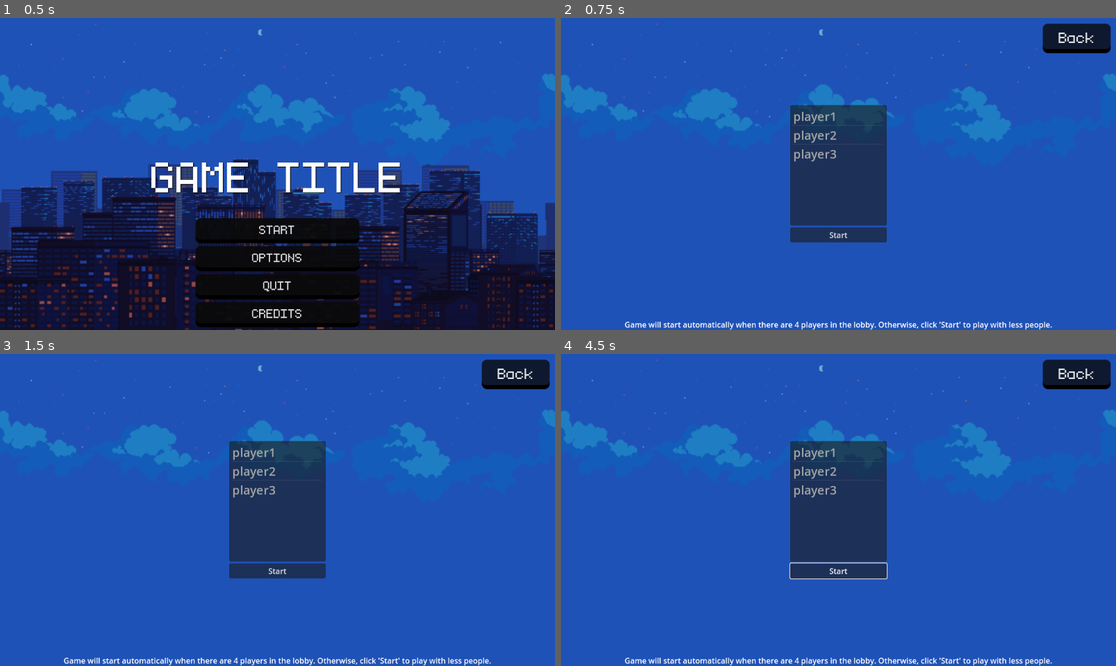
Above: before the commit, frames 1-4 (two rows, left to right).
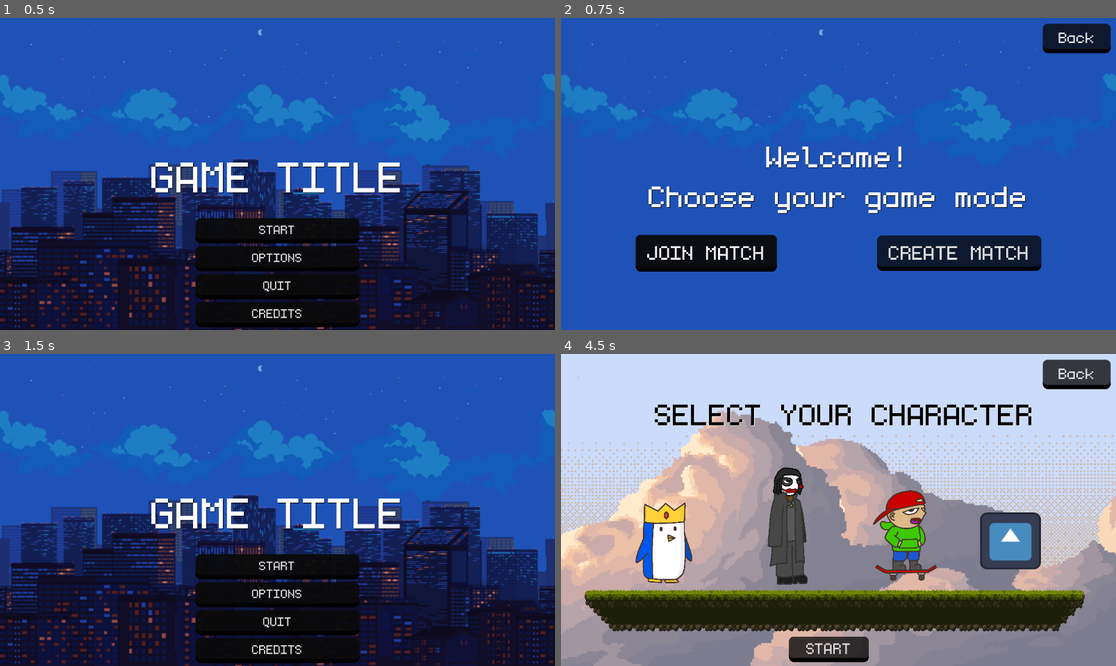
Above: after the commit, the same moments.

Repository: ChrisJacobs2/490-Senior-Capstone
Game: Godot game, scene res://start_menu.tscn
Two runs of this game, one before a commit and one after it. Both use one fixed random seed, a clock stepped at 60 frames per second and the inputs below. The engine's default icon, where the game draws it, is replaced by a stand-in: a white triangle on a blue panel in a dark square.
Inputs (mouse positions are in pixels of both pictures, inside the frame that each line leads up to):
- Up to frame 1 (0.5 s): no input
- Up to frame 2 (0.75 s): click "START" at 0.5 s
- Up to frame 3 (1.5 s): click "Back" at 1.25 s
- Up to frame 4 (4.5 s): click (838, 566) at 2 s, where only the run after the commit has a clickable "START"; click (838, 572) at 2.75 s, where only the run before the commit has a clickable "Start"; click (838, 572) at 3.5 s, where only the run before the commit has a clickable "Start"; click (960, 588) at 4.25 s, where only the run after the commit has a clickable "CREATE MATCH"

Frame 1 is identical in both runs. In frame 2, 16% of the frame differs, in the area x 11-89%, y 27-100%; in frame 3, 52%; in frame 4, 100%, in the area x 0-100%, y 0-100%.

Commit message:
added fields for nickname, ip address

Diff:
--- a/Godot_Project/lobby_menu.gd
+++ b/Godot_Project/lobby_menu.gd
@@ -1,12 +1,9 @@
 extends Control
-
+# Implemented by Cynthia Espinoza
 
 # Called when the node enters the scene tree for the first time.
 func _ready():
 	$HBoxContainer/PublicButton.grab_focus()
-
-
-
 
 func _on_back_button_pressed():
 	get_tree().change_scene_to_file("res://start_menu.tscn")
@@ -19,3 +16,13 @@
 
 func _on_create_button_pressed():
 	get_tree().change_scene_to_file("res://character_selection.tscn")
+
+
+# Networking code beyond this point
+# Implemented by Christopher Jacobs
+
+var port = 4000
+var maxplayers = 4
+
+var nickname = ""
+var player_list = {}
--- a/Godot_Project/lobby_menu.tscn
+++ b/Godot_Project/lobby_menu.tscn
@@ -168,7 +168,6 @@
 text = " Back "
 
 [node name="Label" type="Label" parent="."]
-visible = false
 layout_mode = 1
 anchors_preset = 8
 anchor_left = 0.5
@@ -189,7 +188,6 @@
 horizontal_alignment = 1
 
 [node name="HBoxContainer" type="HBoxContainer" parent="."]
-visible = false
 layout_mode = 1
 anchors_preset = 8
 anchor_left = 0.5
@@ -231,10 +229,12 @@
 bus = &"Music"
 
 [node name="lobby" type="MarginContainer" parent="."]
-layout_mode = 1
-anchors_preset = 15
-anchor_right = 1.0
-anchor_bottom = 1.0
+visible = false
+layout_mode = 1
+anchors_preset = 15
+anchor_right = 1.0
+anchor_bottom = 1.0
+offset_top = 81.0
 grow_horizontal = 2
 grow_vertical = 2
 
@@ -265,6 +265,76 @@
 size_flags_vertical = 8
 text = "Game will start automatically when there are 4 players in the lobby. Otherwise, click 'Start' to play with less people."
 
+[node name="Enter name" type="MarginContainer" parent="."]
+visible = false
+layout_mode = 1
+anchors_preset = 15
+anchor_right = 1.0
+anchor_bottom = 1.0
+offset_top = 81.0
+grow_horizontal = 2
+grow_vertical = 2
+
+[node name="VBoxContainer" type="VBoxContainer" parent="Enter name"]
+layout_mode = 2
+size_flags_horizontal = 4
+size_flags_vertical = 4
+
+[node name="Label" type="Label" parent="Enter name/VBoxContainer"]
+layout_mode = 2
+size_flags_horizontal = 4
+size_flags_vertical = 8
+text = "Enter a nickname"
+
+[node name="LineEdit" type="LineEdit" parent="Enter name/VBoxContainer"]
+custom_minimum_size = Vector2(280, 40)
+layout_mode = 2
+size_flags_horizontal = 4
+size_flags_vertical = 8
+placeholder_text = "Enter name here"
+max_length = 20
+
+[node name="Submit" type="Button" parent="Enter name/VBoxContainer"]
+layout_mode = 2
+size_flags_horizontal = 4
+size_flags_vertical = 8
+text = "Submit"
+
+[node name="Enter IP Address" type="MarginContainer" parent="."]
+visible = false
+layout_mode = 1
+anchors_preset = 15
+anchor_right = 1.0
+anchor_bottom = 1.0
+offset_top = 81.0
+grow_horizontal = 2
+grow_vertical = 2
+
+[node name="VBoxContainer" type="VBoxContainer" parent="Enter IP Address"]
+layout_mode = 2
+size_flags_horizontal = 4
+size_flags_vertical = 4
+
+[node name="Label" type="Label" parent="Enter IP Address/VBoxContainer"]
+layout_mode = 2
+size_flags_horizontal = 4
+size_flags_vertical = 8
+text = " Join Match "
+
+[node name="LineEdit" type="LineEdit" parent="Enter IP Address/VBoxContainer"]
+custom_minimum_size = Vector2(280, 40)
+layout_mode = 2
+size_flags_horizontal = 4
+size_flags_vertical = 8
+placeholder_text = "Enter ip address here"
+max_length = 20
+
+[node name="Submit" type="Button" parent="Enter IP Address/VBoxContainer"]
+layout_mode = 2
+size_flags_horizontal = 4
+size_flags_vertical = 8
+text = "Submit"
+
 [connection signal="pressed" from="BackButton" to="." method="_on_back_button_pressed"]
 [connection signal="pressed" from="HBoxContainer/PublicButton" to="." method="_on_public_button_pressed"]
 [connection signal="pressed" from="HBoxContainer/CreateButton" to="." method="_on_create_button_pressed"]
